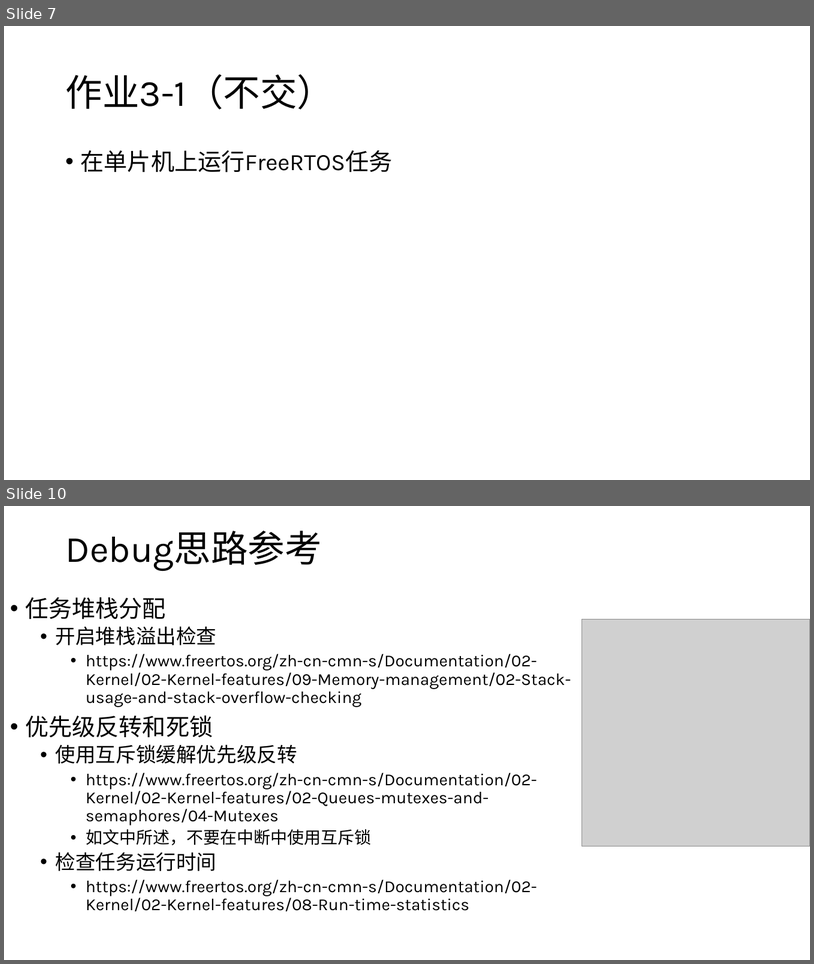
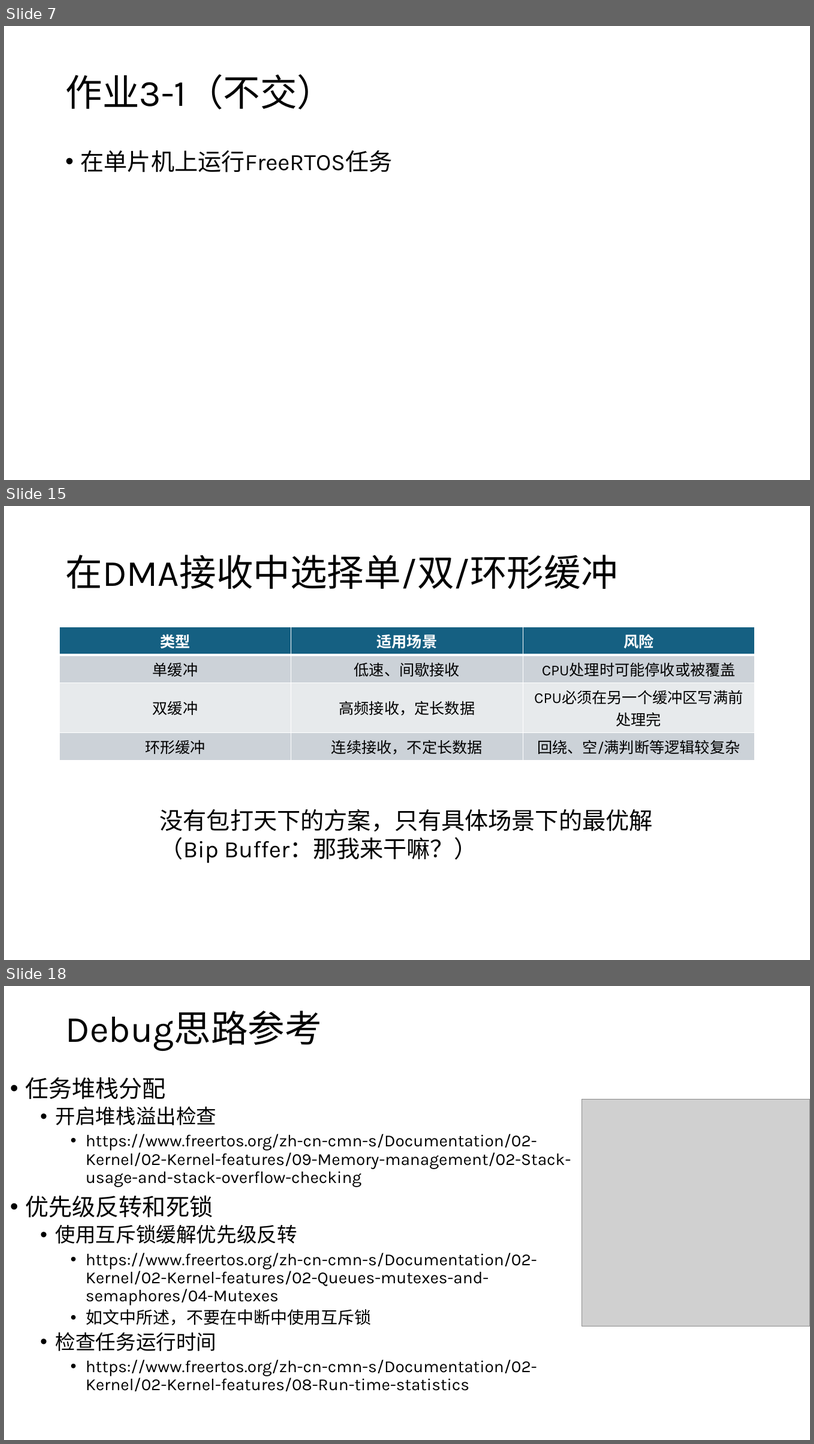
Before and after one commit to JLU-Robomaster-Embedded/embedded_tutorial, a slide deck: 3_RTOS与嵌入式程序设计.pptx. Shown one above the other, each under a label of ours: slides 7 and 10 before the commit, slides 7, 15 and 18 after it; the slides between them are not shown. The pictures are 814x964 and 814x1444 pixels, drawn with LibreOffice and Linux fonts; fonts in the diff are those of the drawing; grey boxes stand for pictures. Boxes give left, top, right and bottom in pixels: in the first picture for what was removed or moved away, otherwise in the second. Text is boxed around its words. In the diff, an @@ line names an element or a change of style, - is before the commit and + after.

```diff
--- a/3_RTOS与嵌入式程序设计.pptx
+++ b/3_RTOS与嵌入式程序设计.pptx
@@ slide 15 added at [4,506,810,960], background #FFFFFF @@
@@ title added at [65,555,618,589], 44 pt, text #000000 @@
+在DMA接收中选择单/双/环形缓冲
@@ table added at [60,627,755,757], 4 rows, 3 columns @@
+类型 | 适用场景 | 风险
+单缓冲 | 低速、间歇接收 | CPU处理时可能停收或被覆盖
+双缓冲 | 高频接收，定长数据 | CPU必须在另一个缓冲区写满前处理完
+环形缓冲 | 连续接收，不定长数据 | 回绕、空/满判断等逻辑较复杂
@@ text added at [160,809,653,863], 28 pt, text #000000 @@
+没有包打天下的方案，只有具体场景下的最优解
+（Bip Buffer：那我来干嘛？）
@@ what was slide 10 is now slide 18 @@
```
Also in this commit, not shown: 2 slides changed, 10 other slides added.
